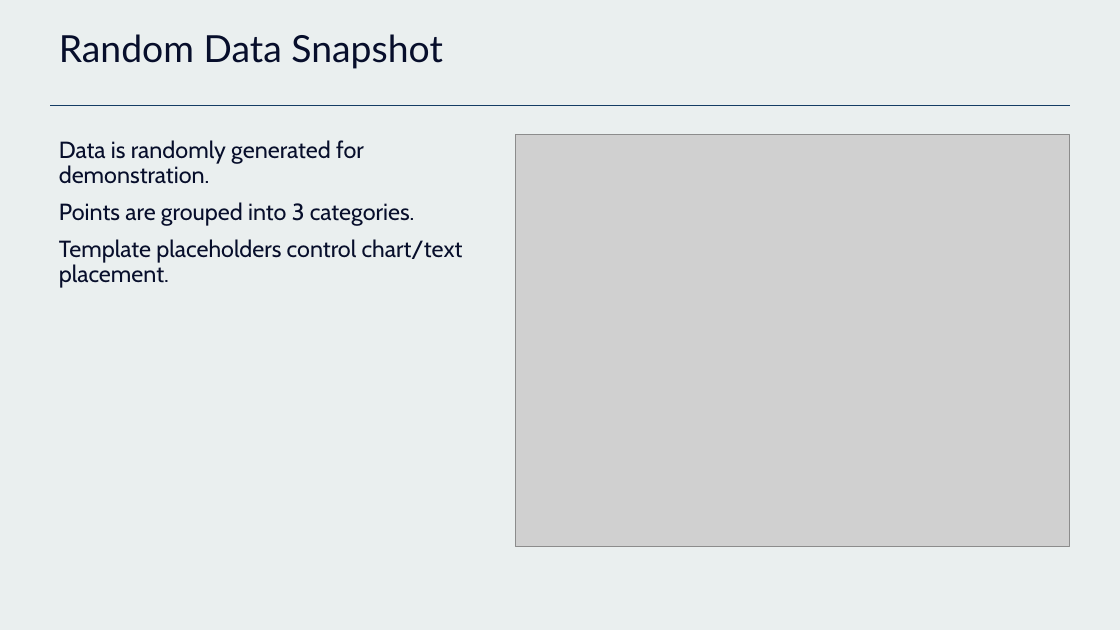
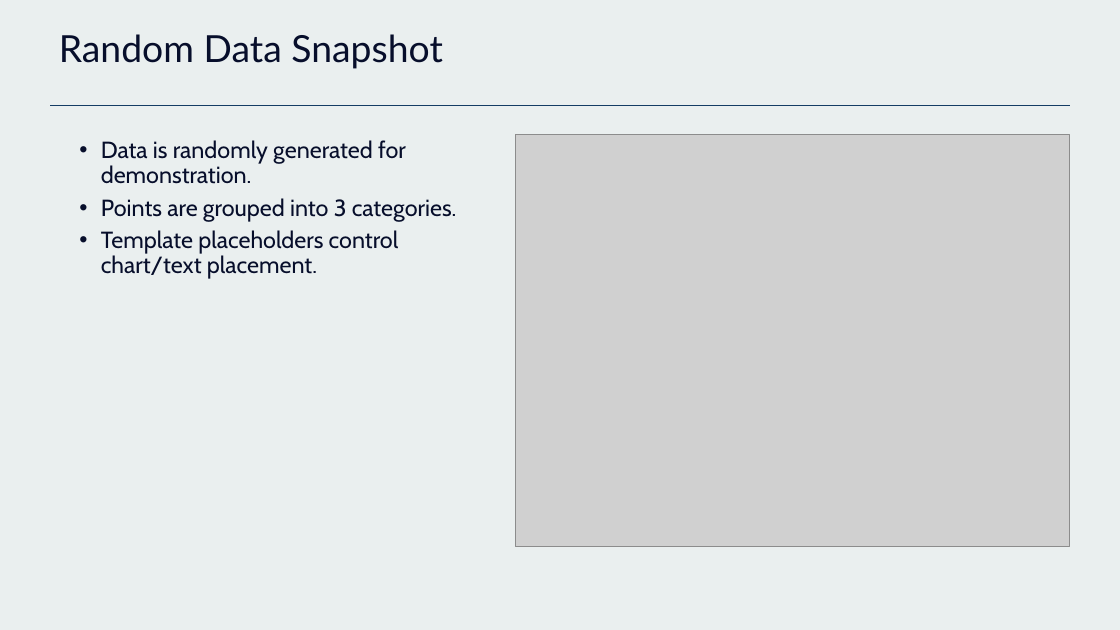
Before and after one commit to indraparta/pia_ppt, a slide deck: slide 2 of output/demo_deck.pptx. Drawn at 1120x630 pixels with LibreOffice and Linux fonts; fonts in the diff are those of the drawing; grey boxes stand for pictures; background and template pictures are left out. Boxes give left, top, right and bottom in pixels: in the first picture for what was removed or moved away, otherwise in the second. Text is boxed around its words. In the diff, an @@ line names an element or a change of style, - is before the commit and + after.

```diff
--- a/output/demo_deck.pptx
+++ b/output/demo_deck.pptx
@@ text "Data is randomly generated for ..." at bbox=[101, 140, 457, 279]: bullet none to •; list level 1 to 2 in "Data is randomly generated for ..."; list level 1 to 2 in "Points are grouped into 3 ..."; list level 1 to 2 in "Template placeholders control chart/text placement." @@
```
Also in this commit, not shown: 1 other slide changed, 6 other files.
